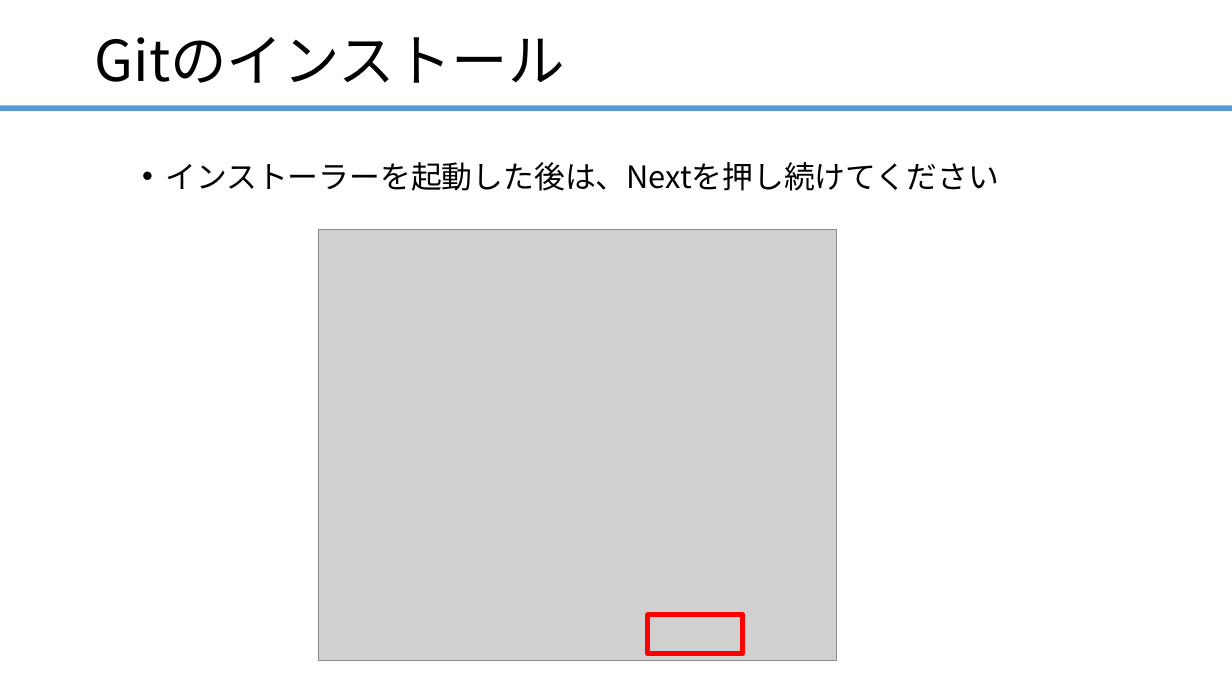
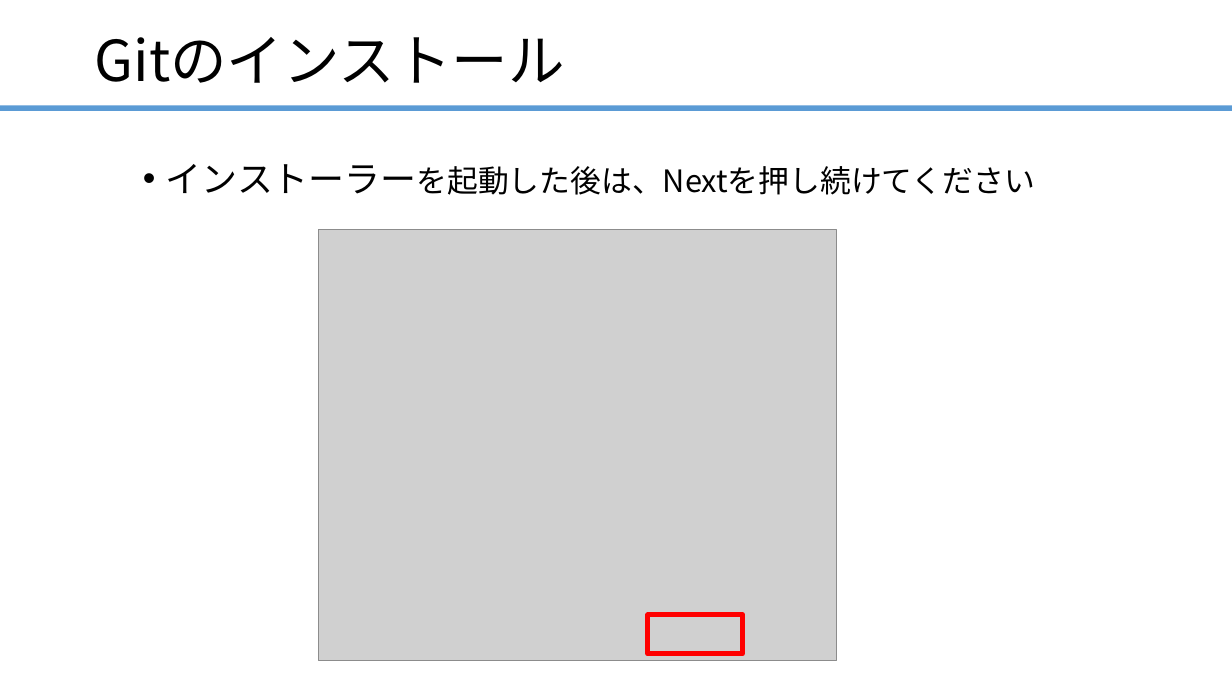
Before and after one commit to ainsAins/git4beginners, a slide deck: slide 19 of ハンズオン_Git入門.pptx (slide 18 before the commit). Drawn at 1232x693 pixels with LibreOffice and Linux fonts; fonts in the diff are those of the drawing; grey boxes stand for pictures. Boxes give left, top, right and bottom in pixels: in the first picture for what was removed or moved away, otherwise in the second. Text is boxed around its words. In the diff, an @@ line names an element or a change of style, - is before the commit and + after.

```diff
--- a/ハンズオン_Git入門.pptx
+++ b/ハンズオン_Git入門.pptx
@@ text "インストーラーを起動した後は、Nextを押し続けてください" at box(166, 164, 1035, 195): size 24 to 28 pt in "インストーラーを起動した後は、Nextを押し続けてください" @@
```
Also in this commit, not shown: 12 other slides changed, 3 slides added, 3 slides removed, 1 other file.
